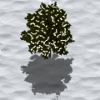
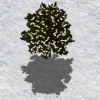
Layer changes from the first 100 × 100 image to the second:
painted on "Pasted Layer" over [0, 0, 100, 100]
